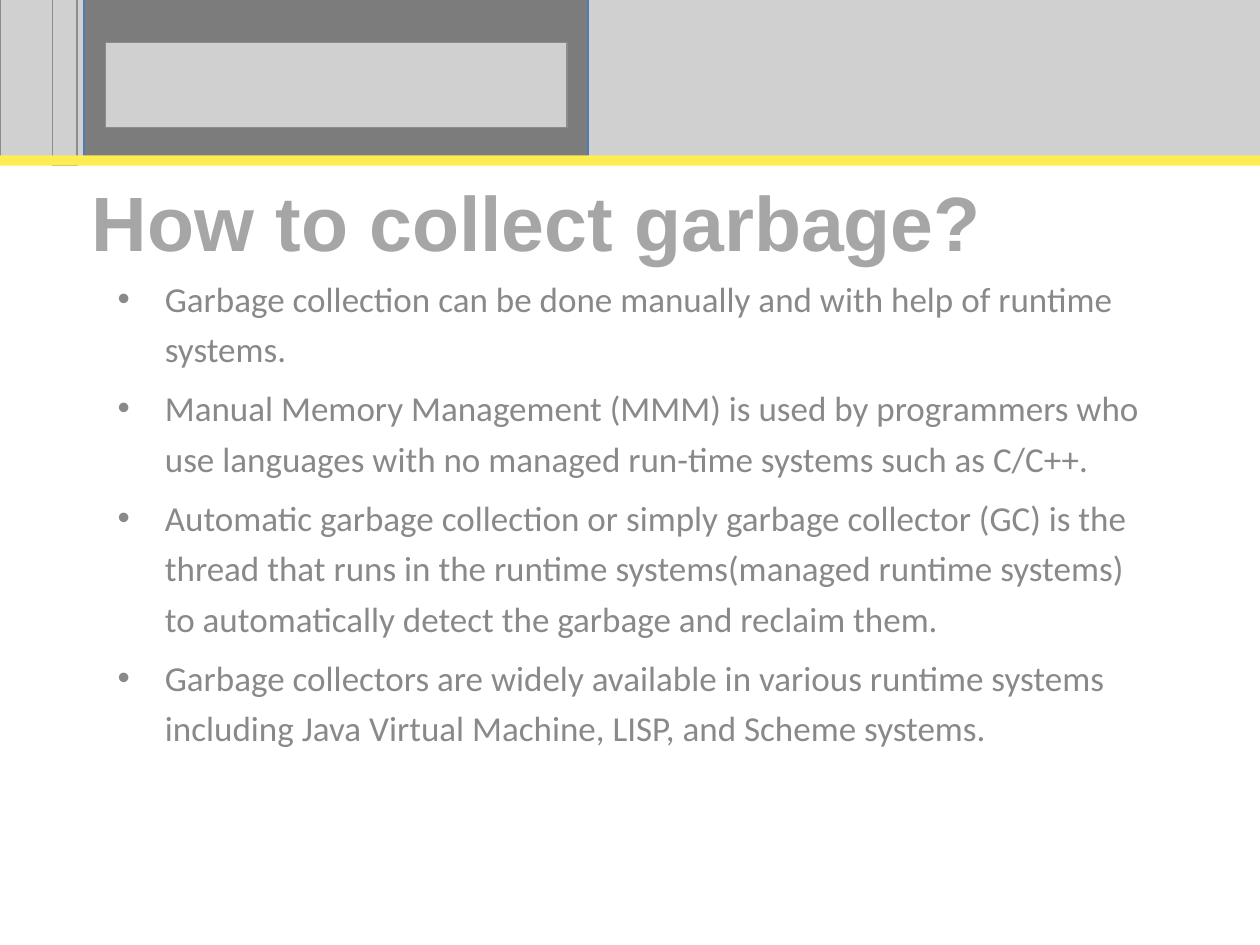
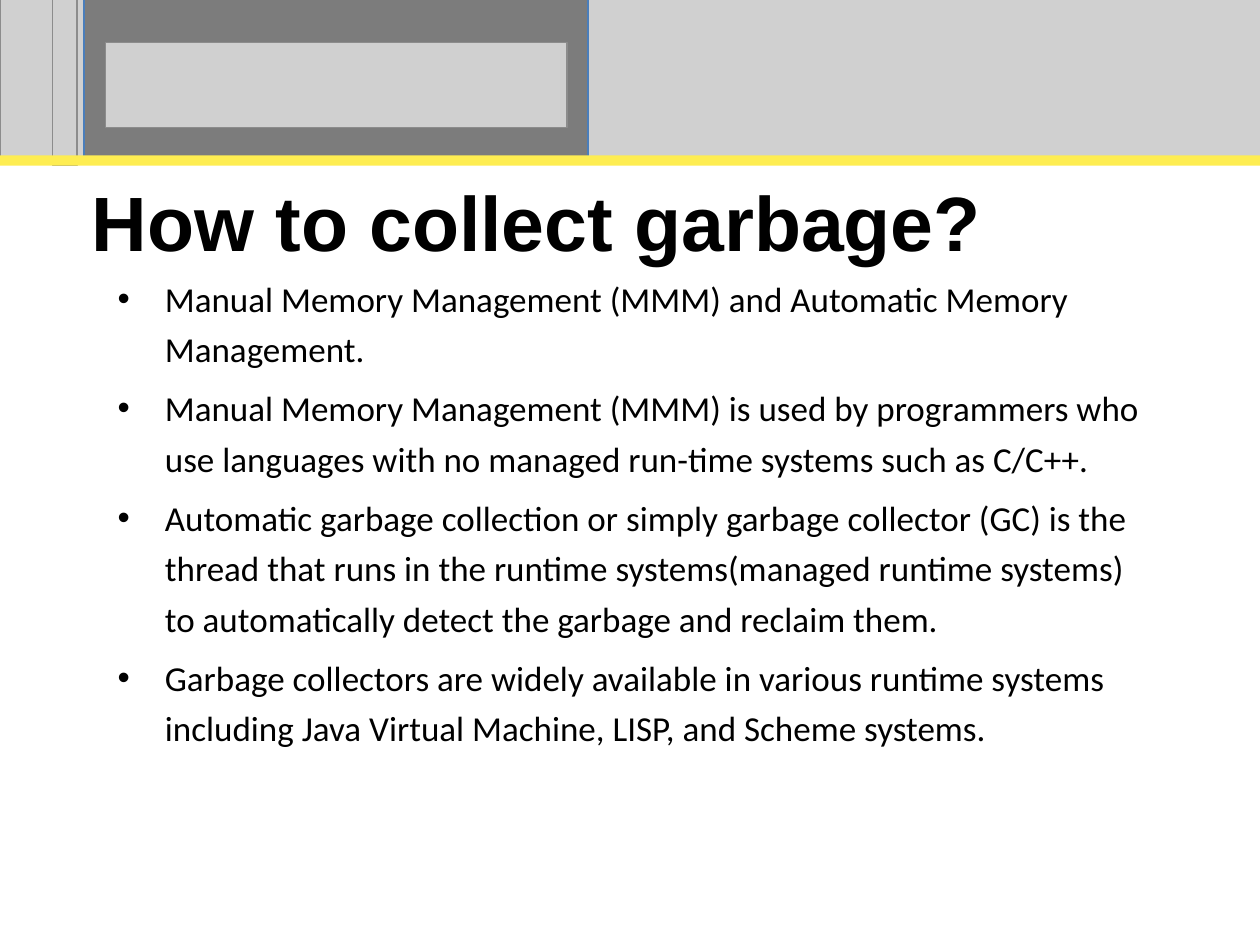
Before and after one commit to perpetualcoder/thesis, a slide deck: slide 4 of thesisppt/defense.ppt. Drawn at 1260x945 pixels with LibreOffice and Linux fonts; fonts in the diff are those of the drawing; grey boxes stand for pictures. Boxes give left, top, right and bottom in pixels: in the first picture for what was removed or moved away, otherwise in the second. Text is boxed around its words. In the diff, an @@ line names an element or a change of style, - is before the commit and + after.

Commit message:
ppt added

```diff
--- a/thesisppt/defense.ppt
+++ b/thesisppt/defense.ppt
@@ title "How to collect garbage?" at (x1=92, y1=195, x2=980, y2=266): text colour #A6A6A6 to #000000 @@
@@ subtitle at (x1=165, y1=286, x2=1068, y2=368): text changed; text colour #898989 to #000000 @@
-• Garbage collection can be done manually and with help of runtime systems.
+• Manual Memory Management (MMM) and Automatic Memory Management.
@@ subtitle at (x1=165, y1=395, x2=1138, y2=747): text colour #898989 to #000000 in "Manual Memory Management (MMM) is used by ...", "Automatic garbage collection or simply garbage collector ...", "Garbage collectors are widely available in various ..."; bullet colour #898989 to #000000 @@
```
Also in this commit, not shown: 3 other slides changed, 1 slide added, 1 slide removed, 3 other files.
